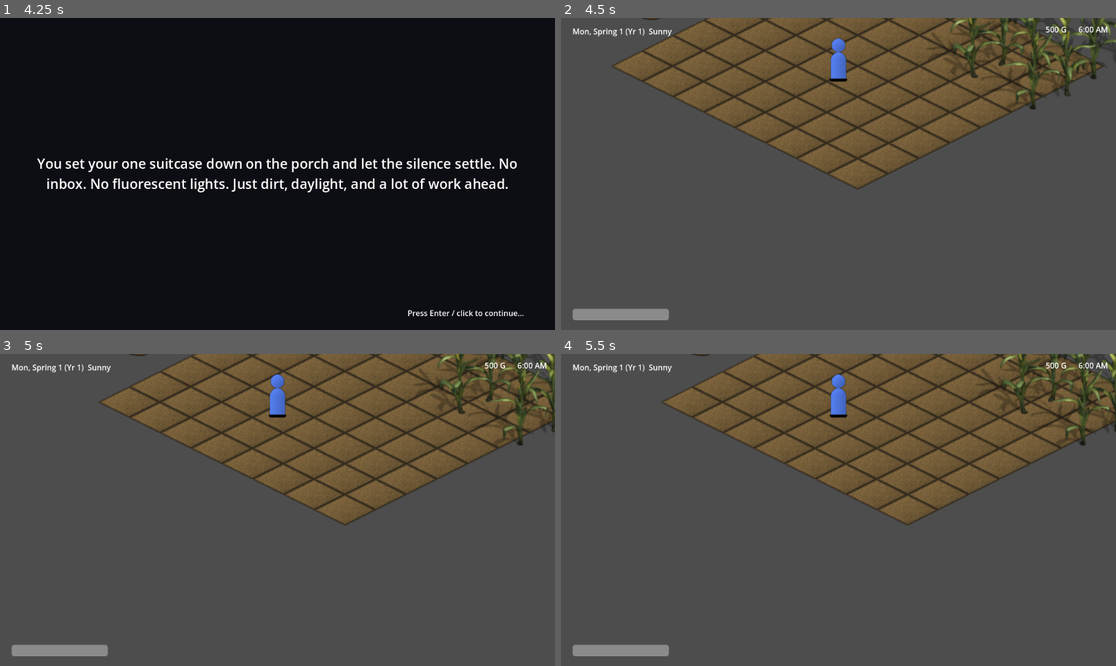
Above: before the commit, frames 1-4 (two rows, left to right).
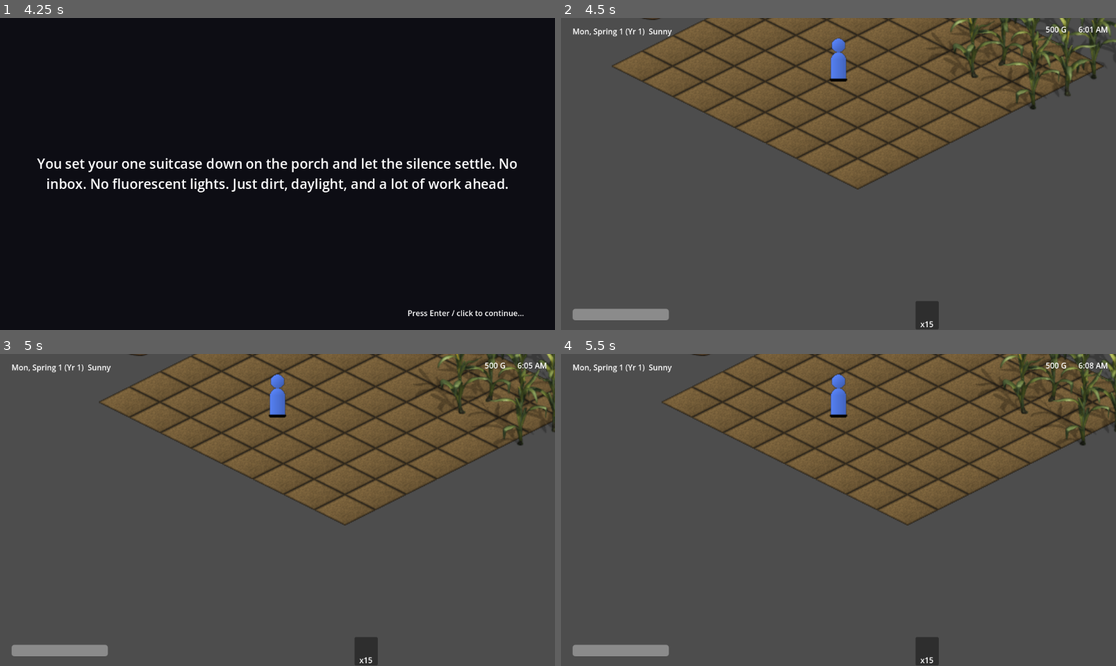
Above: after the commit, the same moments.

Repository: GRITui/story-of-country-side
Game: Godot game, scene res://scenes/ui/TitleScreen.tscn
Two runs of this game, one before a commit and one after it. Both use one fixed random seed, a clock stepped at 60 frames per second and the inputs below.
Inputs (mouse positions are in pixels of both pictures, inside the frame that each line leads up to):
- Up to frame 1 (4.25 s): click "New Game" at 0.5 s; tap Enter (ui_accept) at 1.25, 1.52, 2, 2.75, 3.5 s; move the mouse to (399, 158) at 1.27 s; hold D (move_right) 1.28-2 s; tap 1 (hotbar_1) at 1.35 s; click (399, 158) at 1.42 s; drag from (166, 189) to (249, 236) at 2.02 s; move the mouse to (333, 105) at 2.77 s; hold D (move_right) 2.78-3.5 s; tap 3 (hotbar_3) at 2.85 s; drag from (249, 236) to (111, 127) at 3.52 s
- Up to frame 2 (4.5 s): tap Enter (ui_accept) at 4.25 s; move the mouse to (1005, 220) at 4.27 s; hold A (move_left) from 4.28 s (still down); tap 5 (hotbar_5) at 4.35 s
- Up to frame 3 (5 s): keep holding A (move_left); tap Enter (ui_accept) at 4.52 s
- Up to frame 4 (5.5 s): release A (move_left) at 5 s; drag from (672, 463) to (755, 432) at 5.02 s

Frame 1 is identical in both runs. In frame 2, 0.4% of the frame differs, in the area x 63-96%, y 2-100%; in frame 3, 0.4%; in frame 4, 0.4%.
Error before the commit: Parse Error: Cannot infer the type of "items" variable because the value doesn't have a set type. (res://scripts/ui/hud.gd:74)

Commit message:
ORCH-005: cooking system + player avatar + UX polish (hotbar/location/intro hint)

Diff:
--- a/scripts/autoload/inventory_manager.gd
+++ b/scripts/autoload/inventory_manager.gd
@@ -55,6 +55,9 @@
 func has_item(item_id: String, quantity: int = 1) -> bool:
 	return get_count(item_id) >= quantity
 
+func get_all_items() -> Dictionary:
+	return _counts.duplicate()
+
 ## Convenience for the "pull from inventory, place in the shipping bin"
 ## flow #13 needs end-to-end (crop/tile logic must not ship directly) --
 ## removes from the ledger and forwards to ShippingBinManager.ship_item in
--- a/scripts/story/intro_sequence.gd
+++ b/scripts/story/intro_sequence.gd
@@ -31,6 +31,7 @@
 ]
 
 const FREEZE_REASON := "intro"
+const HINT_FADE_DURATION := 3.0
 
 ## Overridable before this node enters the tree (e.g. by a test, or a
 ## future writer-authored variant); defaults to DEFAULT_LINES otherwise.
@@ -38,6 +39,9 @@
 
 var _index: int = 0
 var _active: bool = false
+var _hint_label: Label = null
+var _hint_timer: float = 0.0
+var _hint_visible: bool = false
 
 @onready var _label: Label = get_node_or_null("Label")
 
@@ -81,16 +85,46 @@
 	if _label:
 		_label.text = text
 	line_changed.emit(_index, text)
+	if _index == lines.size() - 1:
+		_show_hint()
 
 func _finish() -> void:
 	_active = false
+	_hide_hint()
 	if TimeManager:
 		TimeManager.unfreeze(FREEZE_REASON)
 	finished.emit()
 
+func _process(delta: float) -> void:
+	if _hint_visible and _hint_timer > 0.0:
+		_hint_timer -= delta
+		if _hint_timer <= 0.0:
+			_hide_hint()
+
+func _show_hint() -> void:
+	if _hint_label == null:
+		_hint_label = Label.new()
+		_hint_label.text = "Press any key to continue"
+		_hint_label.horizontal_alignment = HORIZONTAL_ALIGNMENT_CENTER
+		_hint_label.anchors_preset = Control.PRESET_CENTER_BOTTOM
+		_hint_label.offset_bottom = -40
+		_hint_label.offset_top = -70
+		_hint_label.modulate = Color(1, 1, 1, 0.8)
+		add_child(_hint_label)
+	_hint_visible = true
+	_hint_timer = HINT_FADE_DURATION
+
+func _hide_hint() -> void:
+	_hint_visible = false
+	if _hint_label != null:
+		_hint_label.queue_free()
+		_hint_label = null
+
 func _unhandled_input(event: InputEvent) -> void:
 	if not _active:
 		return
+	if _hint_visible and _index == lines.size() - 1:
+		_hide_hint()
 	var advances: bool = event.is_action_pressed("ui_accept") \
 		or (event is InputEventMouseButton and event.pressed) \
 		or (event is InputEventScreenTouch and event.pressed)
Not shown, added: assets/pixelart/ui/icon_bolt.png.import
Not shown, added: assets/pixelart/ui/icon_bowl.png.import
Not shown, added: assets/pixelart/ui/icon_bundle.png.import
Not shown, added: assets/pixelart/ui/icon_clock.png.import
Not shown, added: assets/pixelart/ui/icon_coin.png.import
Not shown, added: assets/pixelart/ui/icon_fishing.png.import
Not shown, added: assets/pixelart/ui/icon_flag.png.import
Not shown, added: assets/pixelart/ui/icon_gift.png.import
Not shown, added: assets/pixelart/ui/icon_heart.png.import
Not shown, added: assets/pixelart/ui/icon_heart_empty.png.import
Not shown, added: assets/pixelart/ui/icon_journal.png.import
Not shown, added: assets/pixelart/ui/icon_rain.png.import
(and 38 more such lines)
